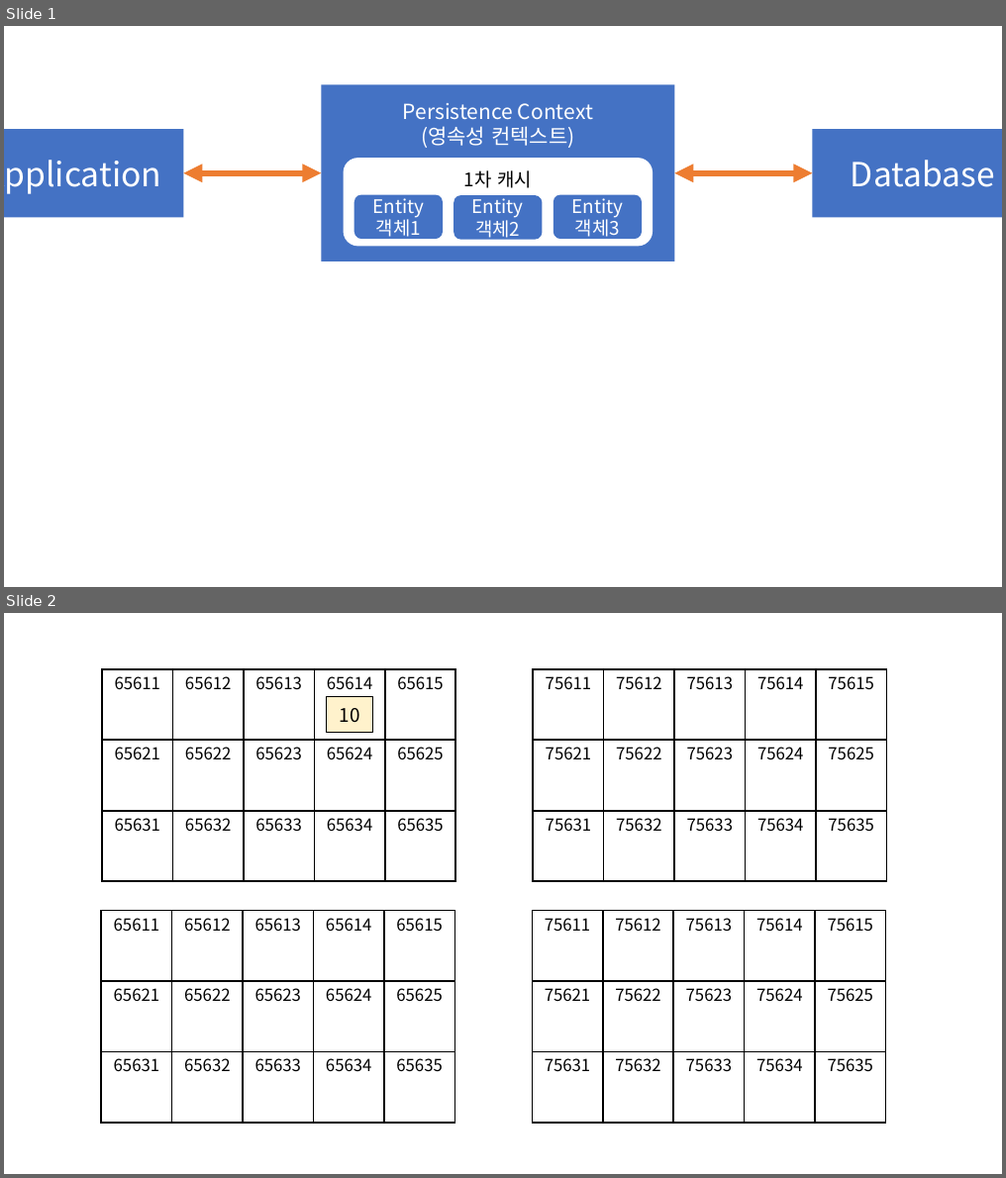
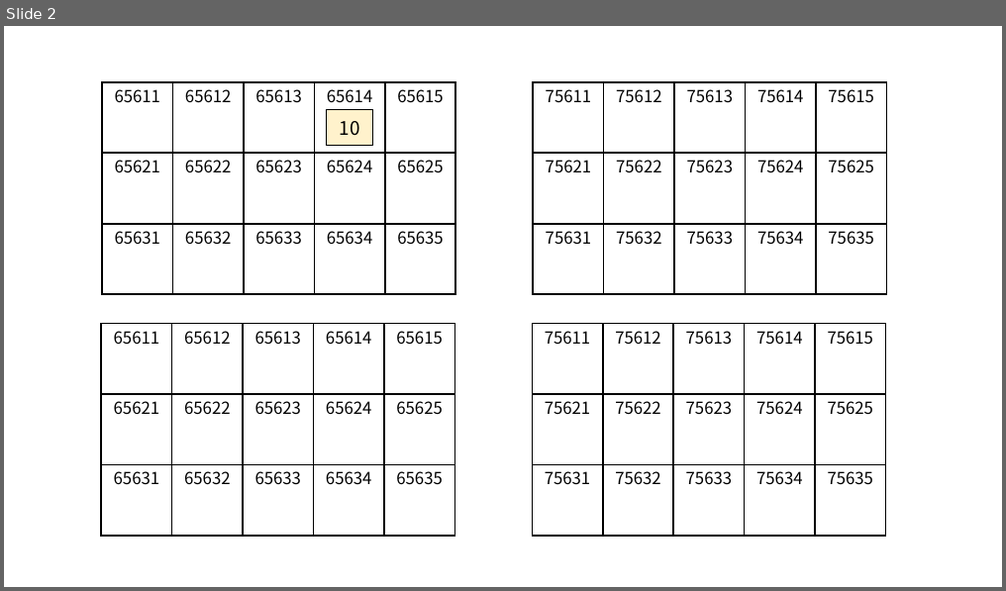
Before and after one commit to ho8566z/daily_log, a slide deck: notion/create_notion_img.pptx. Shown one above the other, each under a label of ours: slides 1 and 2 before the commit, slide 2 after it. The pictures are 1006x1178 and 1006x591 pixels, drawn with LibreOffice and Linux fonts; fonts in the diff are those of the drawing. Boxes give left, top, right and bottom in pixels: in the first picture for what was removed or moved away, otherwise in the second. Text is boxed around its words. In the diff, an @@ line names an element or a change of style, - is before the commit and + after.

```diff
--- a/notion/create_notion_img.pptx
+++ b/notion/create_notion_img.pptx
@@ slide 1 removed at bbox=[4, 26, 1002, 587], background #FFFFFF @@
@@ rectangle removed at bbox=[322, 85, 675, 262] @@
-Persistence Context
-(영속성 컨텍스트)
@@ rectangle removed at bbox=[4, 129, 183, 218] @@
-Application
@@ rectangle removed at bbox=[813, 129, 1002, 218] @@
-Database
@@ double arrow removed from (183, 174) to (322, 174) @@
@@ rounded rectangle removed at bbox=[344, 158, 652, 246] @@
-1차 캐시
@@ double arrow removed from (675, 174) to (813, 174) @@
@@ rounded rectangle removed at bbox=[354, 195, 443, 240] @@
-Entity 객체1
@@ rounded rectangle removed at bbox=[453, 195, 543, 240] @@
-Entity 객체2
@@ rounded rectangle removed at bbox=[553, 195, 642, 240] @@
-Entity 객체3
```
Also in this commit, not shown: 1 slide added, 10 other files.
